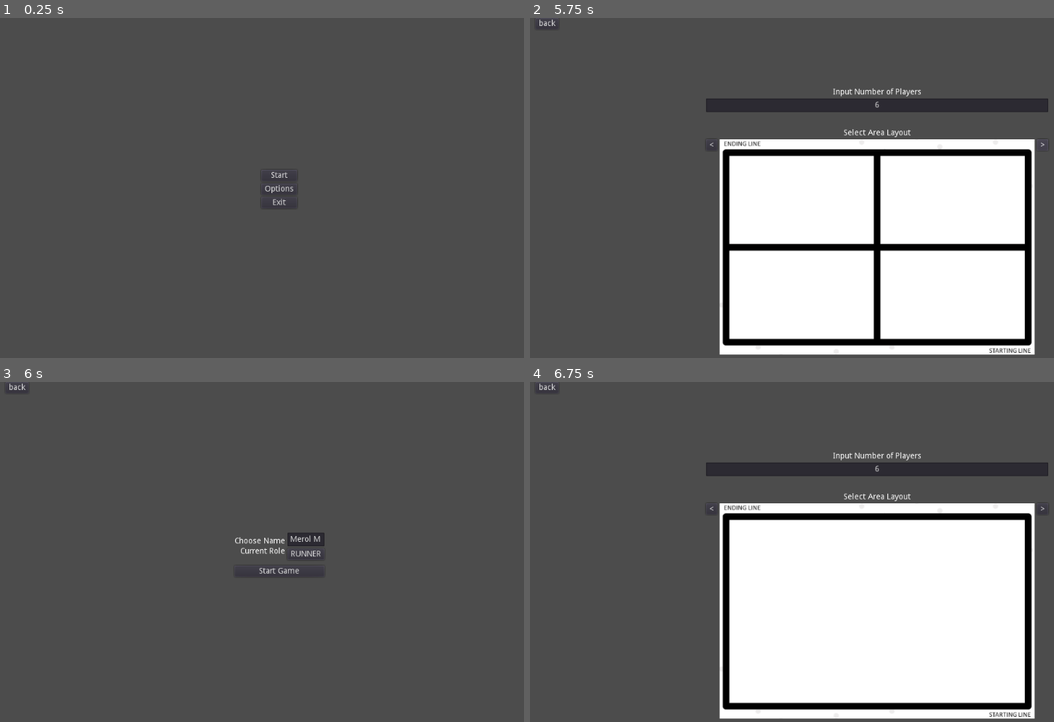
Above: before the commit, frames 1-4 (two rows, left to right).
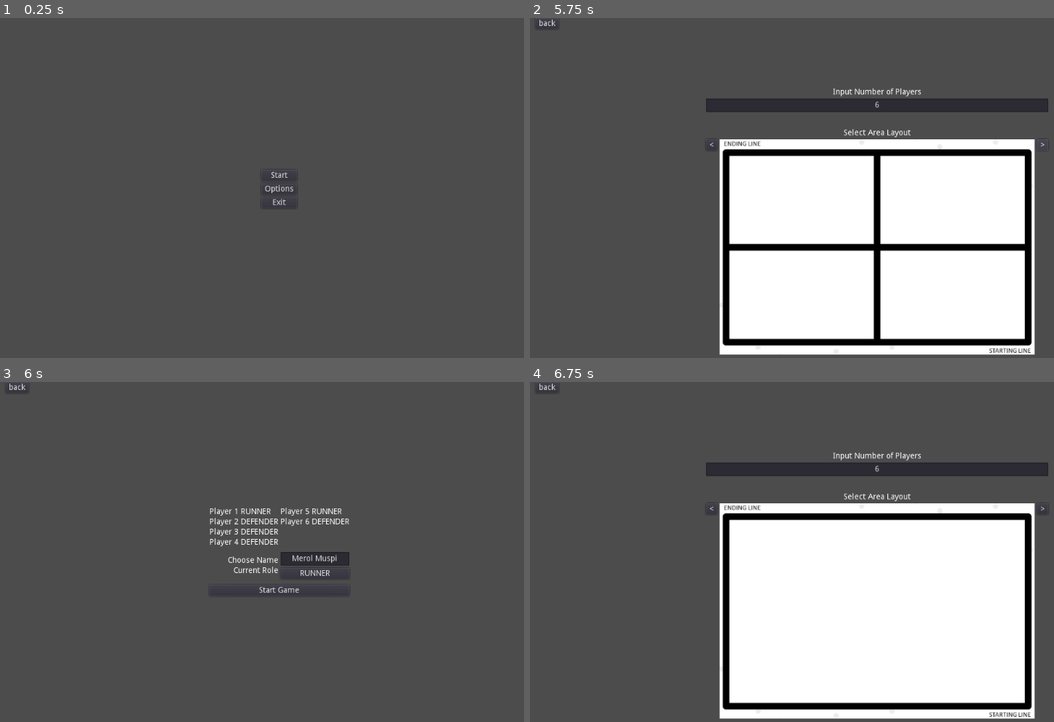
Above: after the commit, the same moments.

Repository: kqnunez/PATINTER.iO
Game: Godot game, scene res://Start_ExitGameUI.tscn
Two runs of this game, one before a commit and one after it. Both use one fixed random seed, a clock stepped at 60 frames per second and the inputs below.
Inputs:
- Up to frame 1 (0.25 s): no input
- Up to frame 2 (5.75 s): click "Start" at 0.5 s; click "back" at 1.25 s; click "Start" at 2 s; click "<" at 2.75 s; click ">" at 3.5 s; tap Enter at 4.25 s; hold Right (ui_right) 4.28-5.03 s; tap Space at 5 s; hold Down (ui_down) from 5.03 s (still down)
- Up to frame 3 (6 s): tap Enter at 5.75 s; release Down (ui_down) at 5.78 s; hold Right (ui_right) from 5.78 s (still down)
- Up to frame 4 (6.75 s): release Right (ui_right) at 6.5 s; click "back" at 6.5 s

Frames 1-2 are identical in both runs. In frame 3, 1.8% of the frame differs, in the area x 40-67%, y 36-62%; in frame 4, nothing differs.
Error before the commit: Invalid get index 'playerNo' (on base: 'String'). (res://SceneManager.gd:17)

Commit message:
Update InputNoOfPlayer_PlayAreaLayoutUI.gd

Diff:
--- a/InputNoOfPlayer_PlayAreaLayoutUI.gd
+++ b/InputNoOfPlayer_PlayAreaLayoutUI.gd
@@ -21,8 +21,7 @@
 
 func _on_roleSelectButton_pressed():
 	playerNo = int($gameSettingMenu/verticalCenter/sideMargins/menuButtons/noOfPlayers/noOfPlayersInput.get_text())
-	get_tree().change_scene("res://InputPlayerRole_NameUI.tscn")
-	SceneManager.passPlayerNoLayout("res://InputNoOfPlayer_PlayAreaLayoutUI.tscn", "res://InputPlayerRole_NameUI.tscn")
+	SceneManager.passPlayerNoLayout(self, "res://InputPlayerRole_NameUI.tscn")
 
 func _on_back_pressed():
 	get_tree().change_scene("res://Start_ExitGameUI.tscn")
